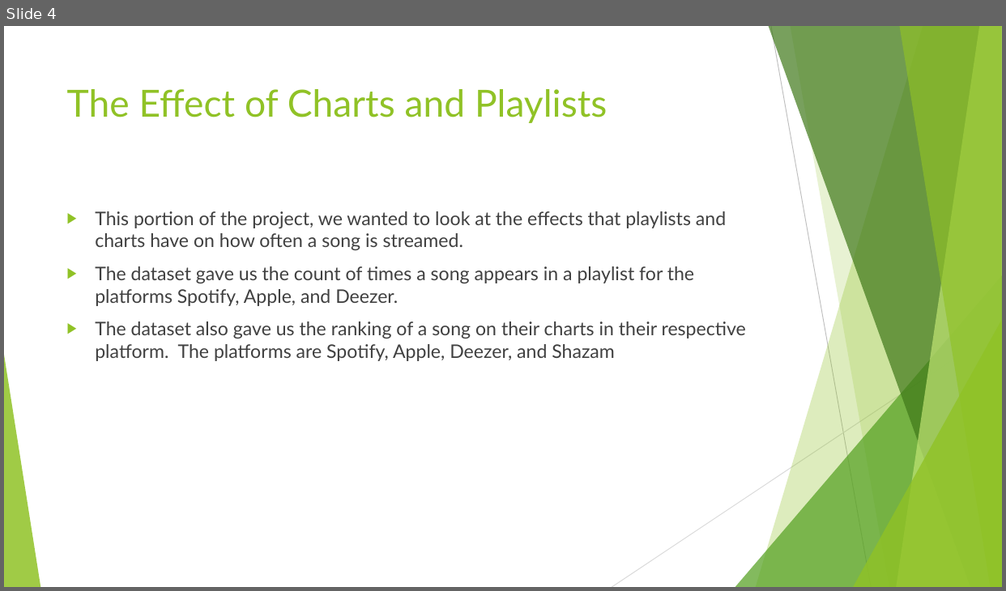
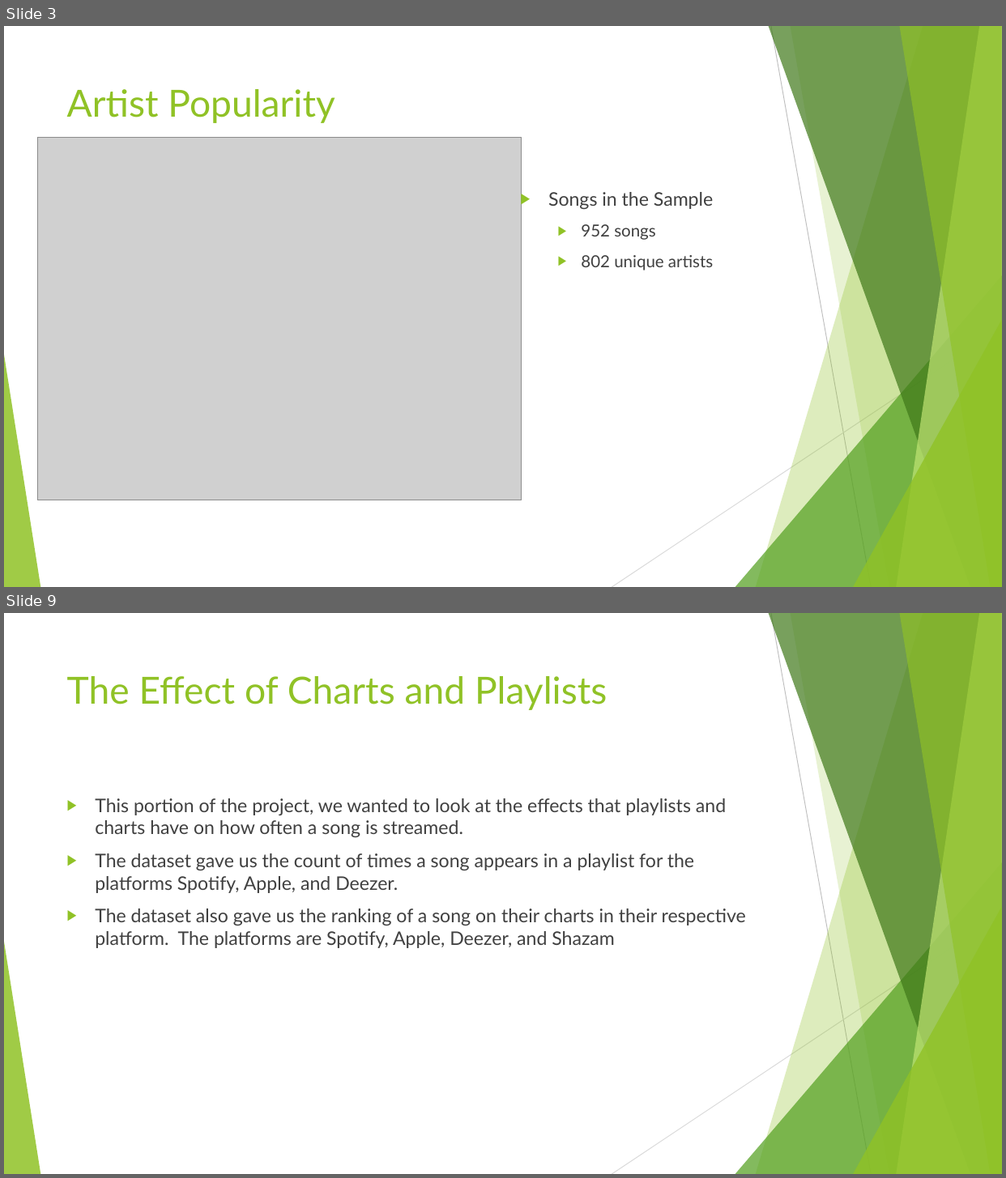
Before and after one commit to d6kramer/project-1-group-08, a slide deck: Project_1_Spotify_2023_Analysis.pptx. Shown one above the other, each under a label of ours: slide 4 before the commit, slides 3 and 9 after it; the slides between them are not shown. The pictures are 1006x591 and 1006x1178 pixels, drawn with LibreOffice and Linux fonts; fonts in the diff are those of the drawing; grey boxes stand for pictures. Boxes give left, top, right and bottom in pixels: in the first picture for what was removed or moved away, otherwise in the second. Text is boxed around its words. In the diff, an @@ line names an element or a change of style, - is before the commit and + after.

```diff
--- a/Project_1_Spotify_2023_Analysis.pptx
+++ b/Project_1_Spotify_2023_Analysis.pptx
@@ slide 3 added at [4, 26, 1002, 587], background #FFFFFF; not listed: 10 template elements that a slide beside it also shows @@
@@ title added at [67, 89, 334, 123], 36 pt, text #90C226 @@
+Artist Popularity
@@ picture added at [38, 138, 522, 501] @@
@@ text added at [548, 192, 713, 271], 16 pt, text #404040 @@
+▶ Songs in the Sample
+  ▶ 952 songs
+  ▶ 802 unique artists
@@ what was slide 4 is now slide 9 @@
```
Also in this commit, not shown: 1 slide changed, 4 other slides added, 3 other files.
